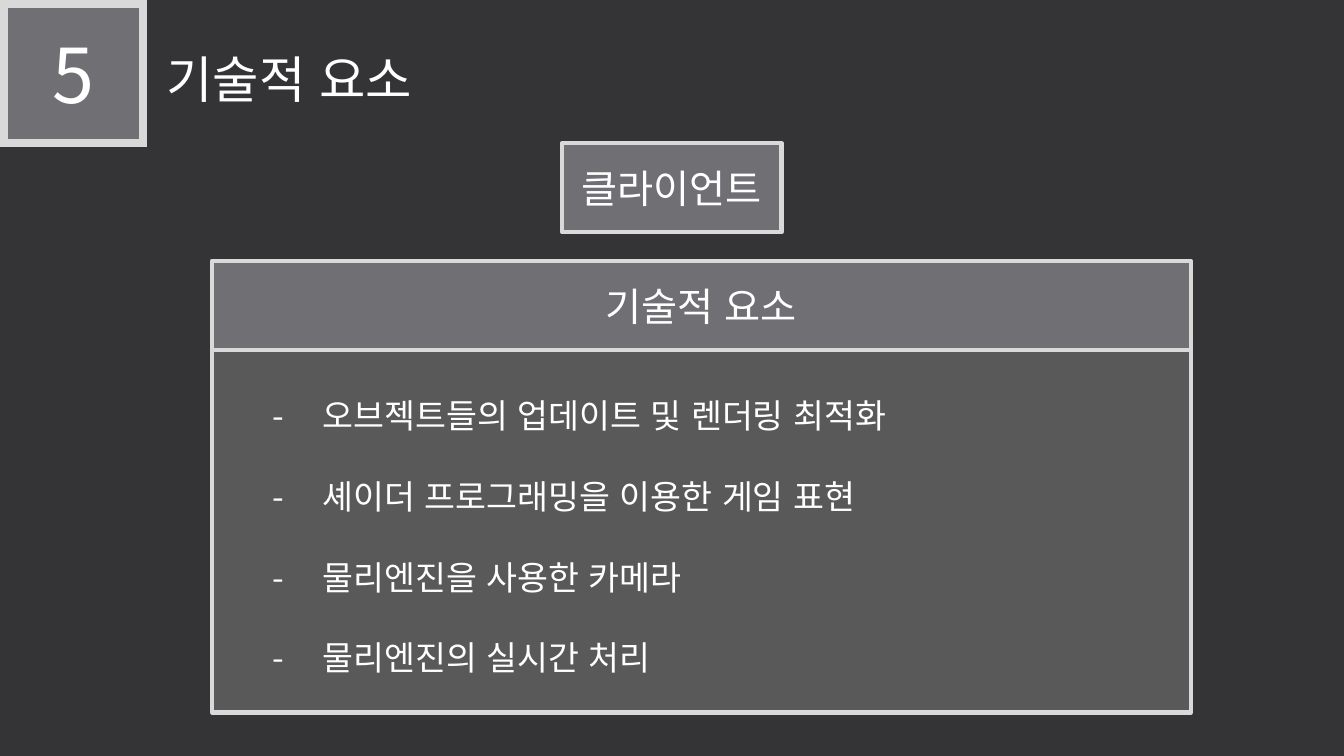
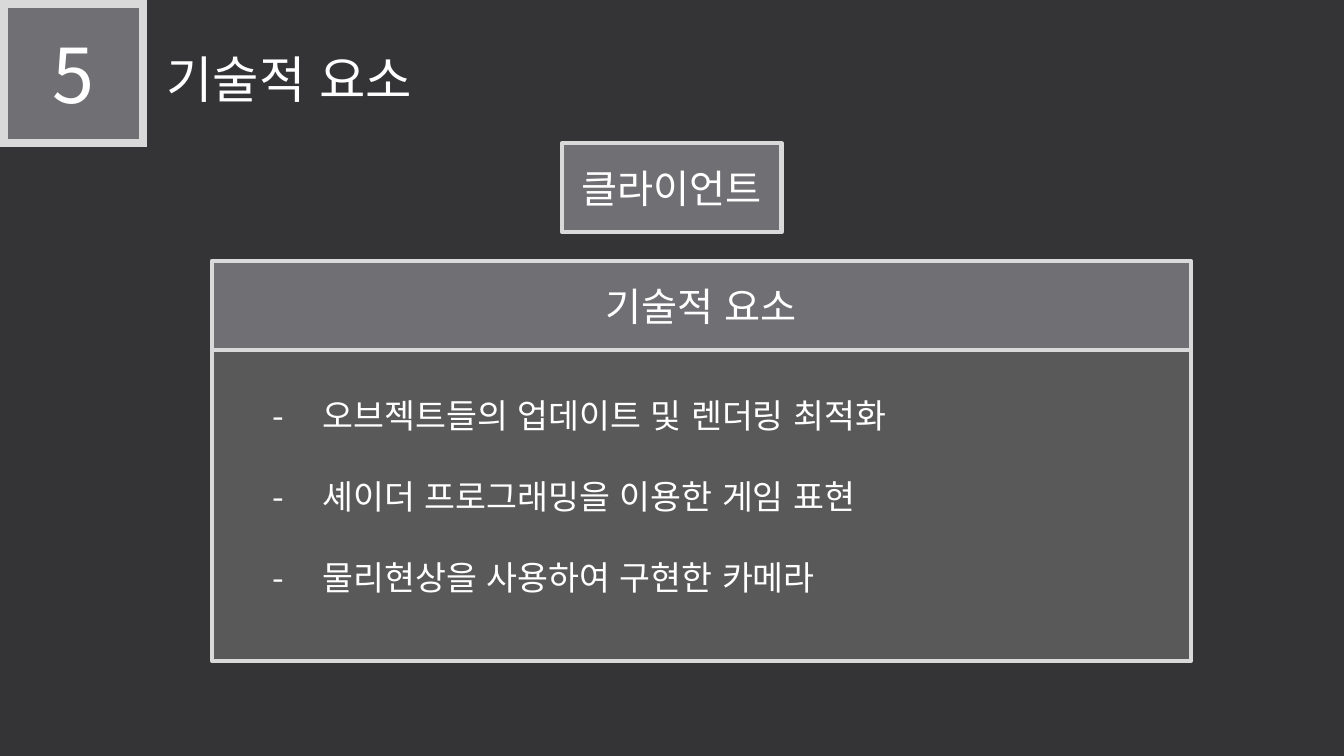
Before and after one commit to LEGO0937/Our_Project, a slide deck: slide 10 of 기획단계/졸작 제안서_α.pptx. Drawn at 1344x756 pixels with LibreOffice and Linux fonts; fonts in the diff are those of the drawing. Boxes give left, top, right and bottom in pixels: in the first picture for what was removed or moved away, otherwise in the second. Text is boxed around its words. In the diff, an @@ line names an element or a change of style, - is before the commit and + after.

```diff
--- a/기획단계/졸작 제안서_α.pptx
+++ b/기획단계/졸작 제안서_α.pptx
@@ rectangle "- 오브젝트들의 업데이트 및 렌더링 ...": place and size @@
-rectangle "- 오브젝트들의 업데이트 및 렌더링 ..." at bbox=[212, 350, 1191, 713]
+rectangle "- 오브젝트들의 업데이트 및 렌더링 ..." at bbox=[212, 350, 1191, 661]
@@ text in rectangle at bbox=[323, 562, 815, 593]: text changed @@
-- 물리엔진을 사용한 카메라
-- 물리엔진의 실시간 처리
+- 물리현상을 사용하여 구현한 카메라
```
Also in this commit, not shown: 6 other slides changed, 2 slides added, 1 slide removed, 1 other file.
